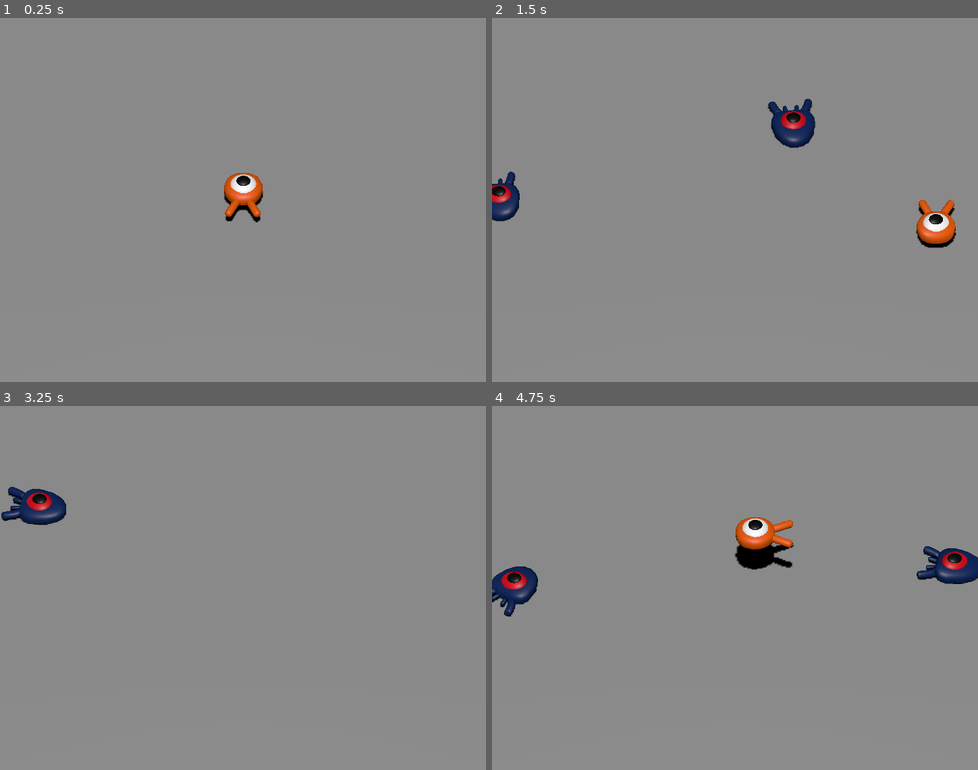
Above: before the commit, frames 1-4 (two rows, left to right).
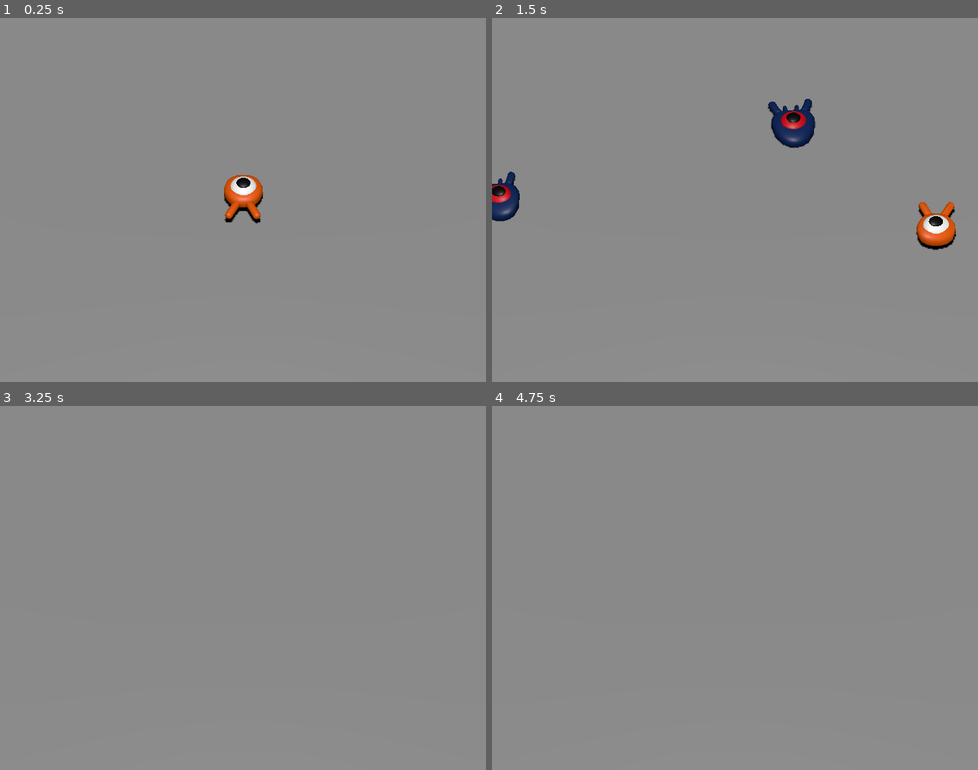
Above: after the commit, the same moments.

Repository: MAXIIIMVS/godot_3d_squash_the_creeps
Game: Godot game, scene res://scenes/main.tscn
Same seed, same stepped clock (60 frames per second), same inputs: the game is played once before the commit and once after it.
Inputs:
- Up to frame 1 (0.25 s): no input
- Up to frame 2 (1.5 s): tap Enter at 0.5 s; hold Right (move_right) 0.53-1.28 s; tap Space (jump) at 0.77 s; hold Down (move_back) from 1.28 s (still down)
- Up to frame 3 (3.25 s): tap Space (jump) at 1.52, 3.02 s; release Down (move_back) at 2.03 s; hold Right (move_right) 2.03-2.78 s; hold Up (move_forward) from 2.78 s (still down)
- Up to frame 4 (4.75 s): release Up (move_forward) at 3.53 s; hold Left (move_left) from 3.53 s (still down); tap Space (jump) at 3.77, 4.52 s

The runs differ from the first frame. In frame 1, 0.4% of the frame differs, in the area x 46-55%, y 42-57%; in frame 2, 0.4%; in frame 3, 1.0%; in frame 4, 3.2%, in the area x 0-100%, y 30-58%.

Commit message:
Kill the player.

Diff:
--- a/scenes/main.tscn
+++ b/scenes/main.tscn
@@ -82,4 +82,5 @@
 wait_time = 0.5
 autostart = true
 
+[connection signal="hit" from="Player" to="." method="_on_player_hit"]
 [connection signal="timeout" from="MobTimer" to="." method="_on_mob_timer_timeout"]
--- a/scenes/player.tscn
+++ b/scenes/player.tscn
@@ -6,8 +6,11 @@
 [sub_resource type="SphereShape3D" id="SphereShape3D_3vyb7"]
 radius = 0.8
 
+[sub_resource type="CylinderShape3D" id="CylinderShape3D_g2els"]
+height = 0.712891
+radius = 0.737305
+
 [node name="Player" type="CharacterBody3D"]
-transform = Transform3D(1, 0, 0, 0, 1, 0, 0, 0, 1, 0, 0.227209, 0)
 collision_layer = 4
 collision_mask = 6
 script = ExtResource("1_g2els")
@@ -17,5 +20,16 @@
 [node name="Character" parent="Pivot" instance=ExtResource("1_3vyb7")]
 
 [node name="CollisionShape3D" type="CollisionShape3D" parent="."]
-transform = Transform3D(1, 0, 0, 0, 1, 0, 0, 0, 1, 0, 0.0145308, 0)
+transform = Transform3D(1, 0, 0, 0, 1, 0, 0, 0, 1, 0, 0.164371, 0)
 shape = SubResource("SphereShape3D_3vyb7")
+
+[node name="MobDetector" type="Area3D" parent="."]
+collision_layer = 0
+collision_mask = 2
+monitorable = false
+
+[node name="CollisionShape3D" type="CollisionShape3D" parent="MobDetector"]
+transform = Transform3D(1.32515, 0, 0, 0, 1.32515, 0, 0, 0, 1.32515, 0, 0.366027, 0)
+shape = SubResource("CylinderShape3D_g2els")
+
+[connection signal="body_entered" from="MobDetector" to="." method="_on_mob_detector_body_entered"]
--- a/scripts/main.gd
+++ b/scripts/main.gd
@@ -9,3 +9,7 @@
 
 	mob.initialize($SpawnPath/SpawnLocation.position, $Player.position)
 	add_child(mob)
+
+
+func _on_player_hit() -> void:
+	$MobTimer.stop()
--- a/scripts/mob.gd
+++ b/scripts/mob.gd
@@ -2,7 +2,6 @@
 
 @export var min_speed := 10
 @export var max_speed := 18
-@export var mob_scene: PackedScene
 
 signal squashed
 
--- a/scripts/player.gd
+++ b/scripts/player.gd
@@ -5,6 +5,8 @@
 @export var jump_impulse := 20  # m/s
 @export var bounce_impulse := 16  # m/s
 var target_velocity := Vector3.ZERO
+
+signal hit
 
 
 func _physics_process(delta: float) -> void:
@@ -45,3 +47,12 @@
 
 	velocity = target_velocity
 	move_and_slide()
+
+
+func die():
+	hit.emit()
+	queue_free()
+
+
+func _on_mob_detector_body_entered(_body: Node3D) -> void:
+	die()
Not shown: 1 places in scenes/player.tscn that only renumber resources
